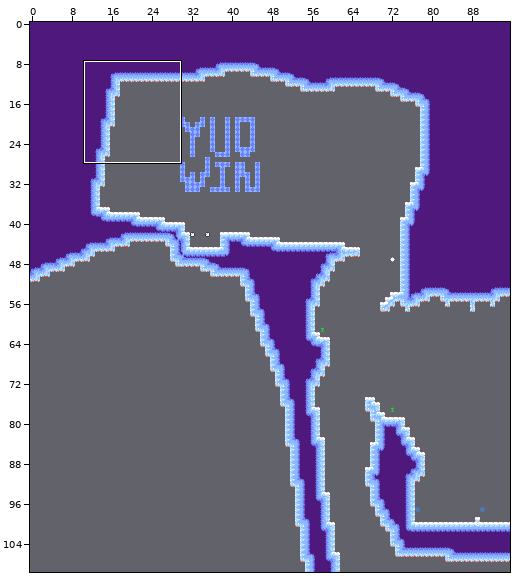
Tiled map (JSON) -- assets/world/room/ice2.json. Above: a wide view before the commit, with the close-up outlined.
Close-up. Before the edit:
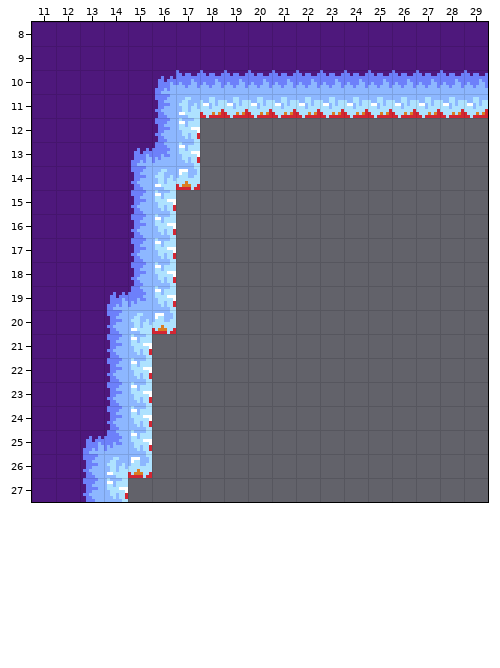
Cells are 8x8 px. Shown: x 11..29, y 8..27. The commit also changed other parts of the map, which this record leaves out.
Now the later version:
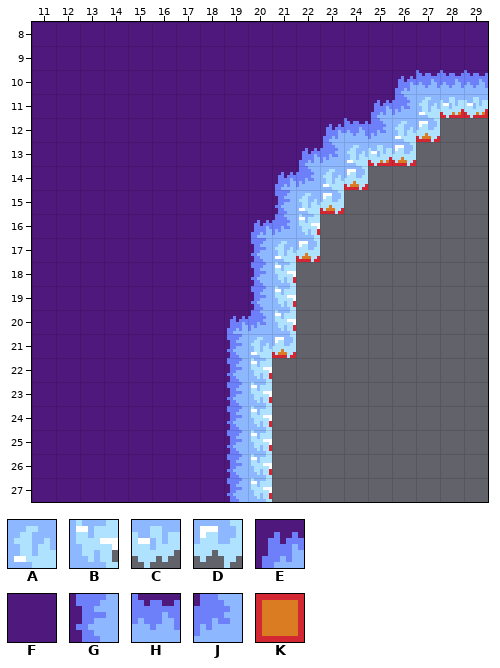
Key: from "ice": A 3, B 15, C 27, D 28, E 60, F 63, G 64, H 76, J 77; from "tools": K 1 "ground".
_ is an empty cell.
Change:
Layer "draft":
y 12: x 27 _ -> K
y 13: x 25..26 __ -> KK
y 14: x 24 _ -> K
y 15: x 23 _ -> K
y 16..17: x 22 _ -> K
y 18..21: x 21 _ -> K
y 22..27: x 20 _ -> K
Layer "map":
y 10: x 16..26 EHHHHHHHHHH -> FFFFFFFFFFE
y 11: x 16..27 GACCCCCCCCCC -> FFFFFFFFFEJA
y 12: x 16..27 GB__________ -> FFFFFFFEHJAD
y 13: x 15..26 EJB_________ -> FFFFFFFEJACD
y 14: x 15..24 GAD_______ -> FFFFFFEJAD
y 15: x 15..23 GB_______ -> FFFFFFGAD
y 16: x 15..22 GB______ -> FFFFFEJB
y 17: x 15..22 GB______ -> FFFFFGAD
y 18: x 15..21 GB_____ -> FFFFFGB
y 19: x 14..21 EJB_____ -> FFFFFFGB
y 20: x 14..21 GAD_____ -> FFFFFEJB
y 21: x 14..21 GB______ -> FFFFFGAD
y 22..24: x 14..20 GB_____ -> FFFFFGB
y 25: x 13..20 EJB_____ -> FFFFFFGB
y 26: x 13..20 GAD_____ -> FFFFFFGB
y 27: x 13..20 GB______ -> FFFFFFGB
